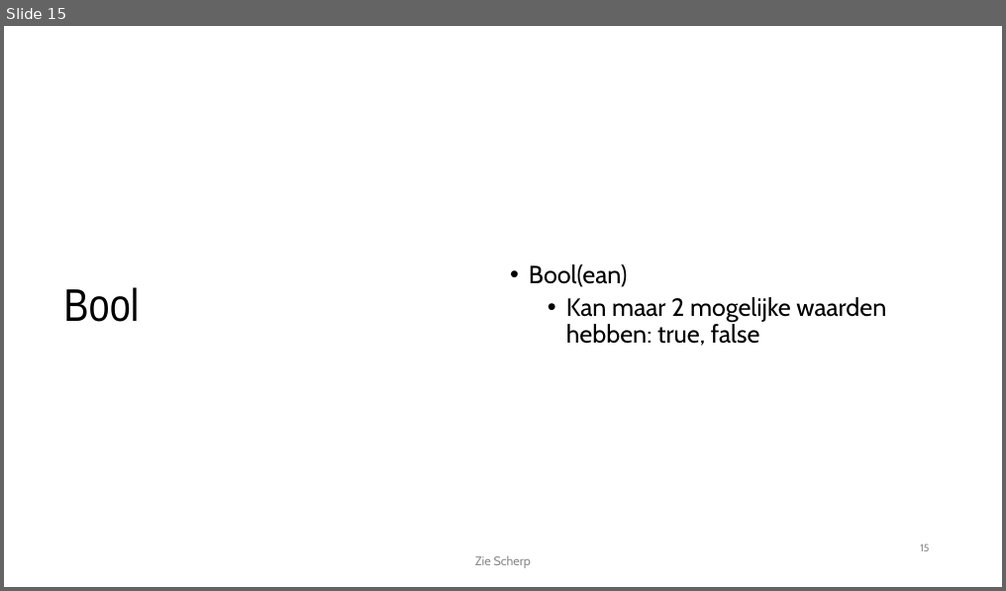
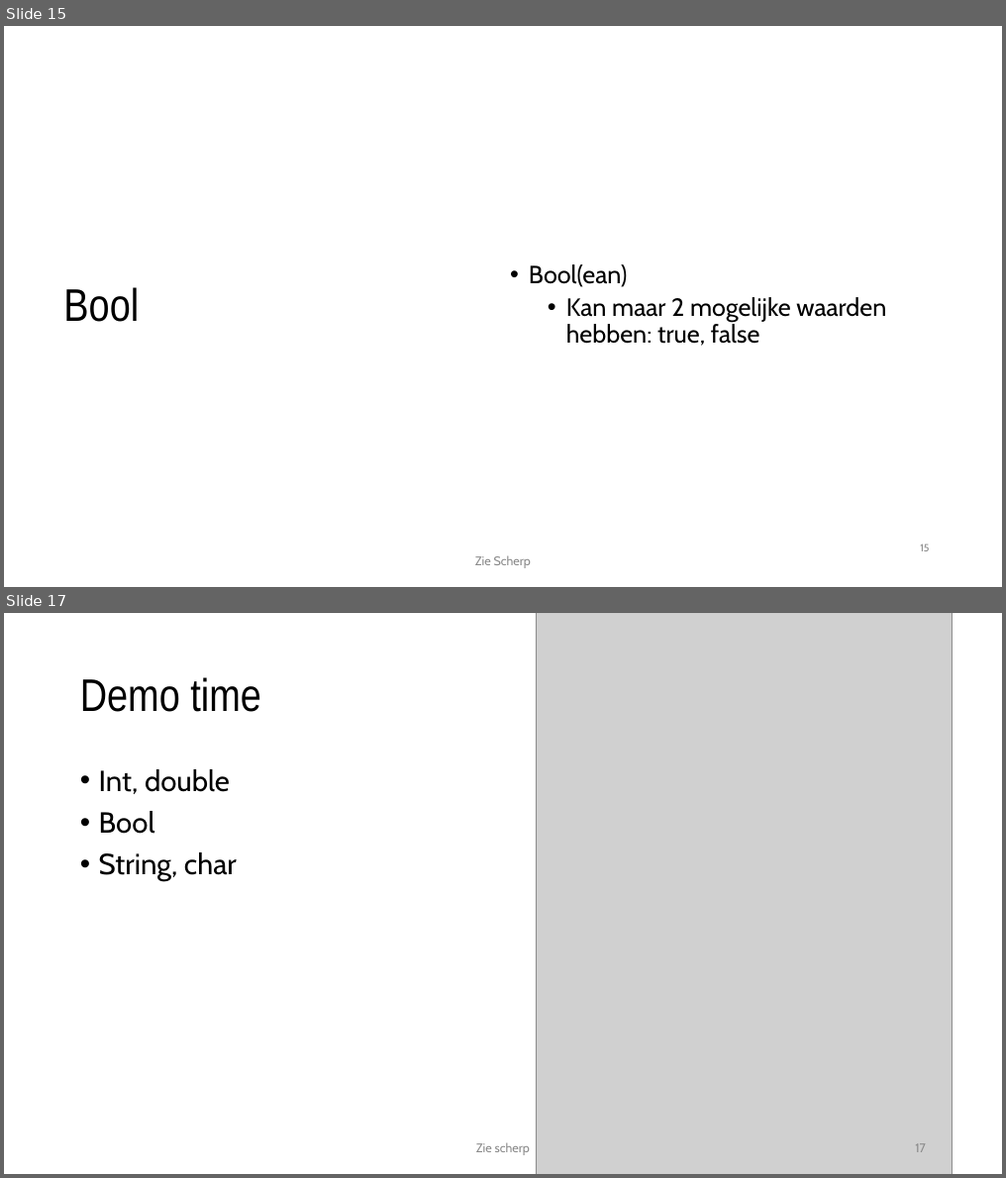
Before and after one commit to timdams/csharpbook, a slide deck: _SLIDES/2020/H2- De basiconcepten van cs/H2_2_Datatypes.pptx. Shown one above the other, each under a label of ours: slide 15 before the commit, slides 15 and 17 after it; the slides between them are not shown. The pictures are 1006x591 and 1006x1178 pixels, drawn with LibreOffice and Linux fonts; fonts in the diff are those of the drawing; grey boxes stand for pictures; background and template pictures are left out. Boxes give left, top, right and bottom in pixels: in the first picture for what was removed or moved away, otherwise in the second. Text is boxed around its words. In the diff, an @@ line names an element or a change of style, - is before the commit and + after.

```diff
--- a/_SLIDES/2020/H2- De basiconcepten van cs/H2_2_Datatypes.pptx
+++ b/_SLIDES/2020/H2- De basiconcepten van cs/H2_2_Datatypes.pptx
@@ slide 17 added at [4, 613, 1002, 1174], background #FFFFFF @@
@@ picture added at [536, 613, 951, 1174] @@
@@ title added at [80, 677, 261, 712], 44 pt, text #000000 @@
+Demo time
@@ text added at [99, 769, 237, 881], 28 pt, text #000000 @@
+• Int, double
+• Bool
+• String, char
@@ text added at [476, 1144, 530, 1156], 12 pt, text #8C8C8C @@
+Zie scherp
@@ page number added at [915, 1144, 926, 1153], 12 pt, text #8C8C8C @@
+17
```
Also in this commit, not shown: 2 slides changed, 6 other files.
